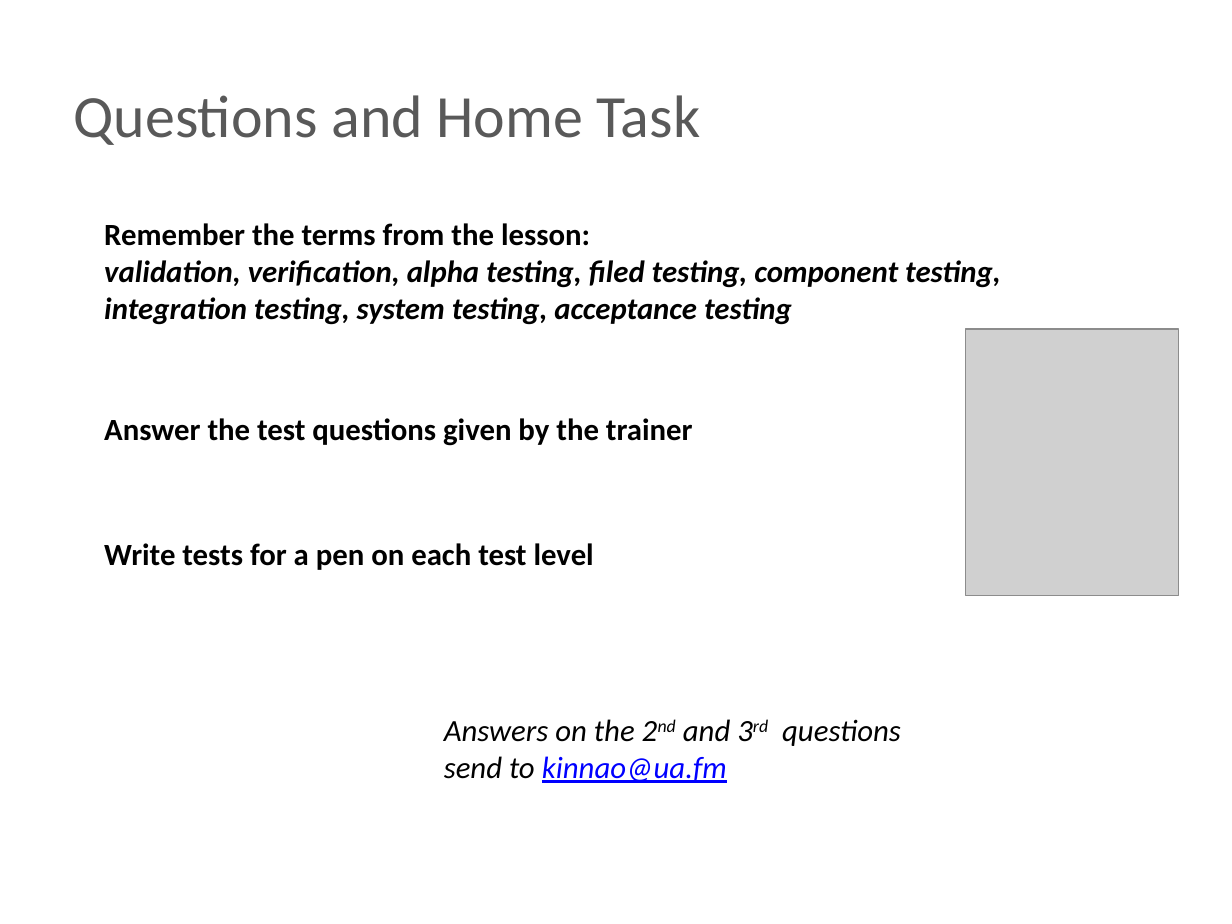
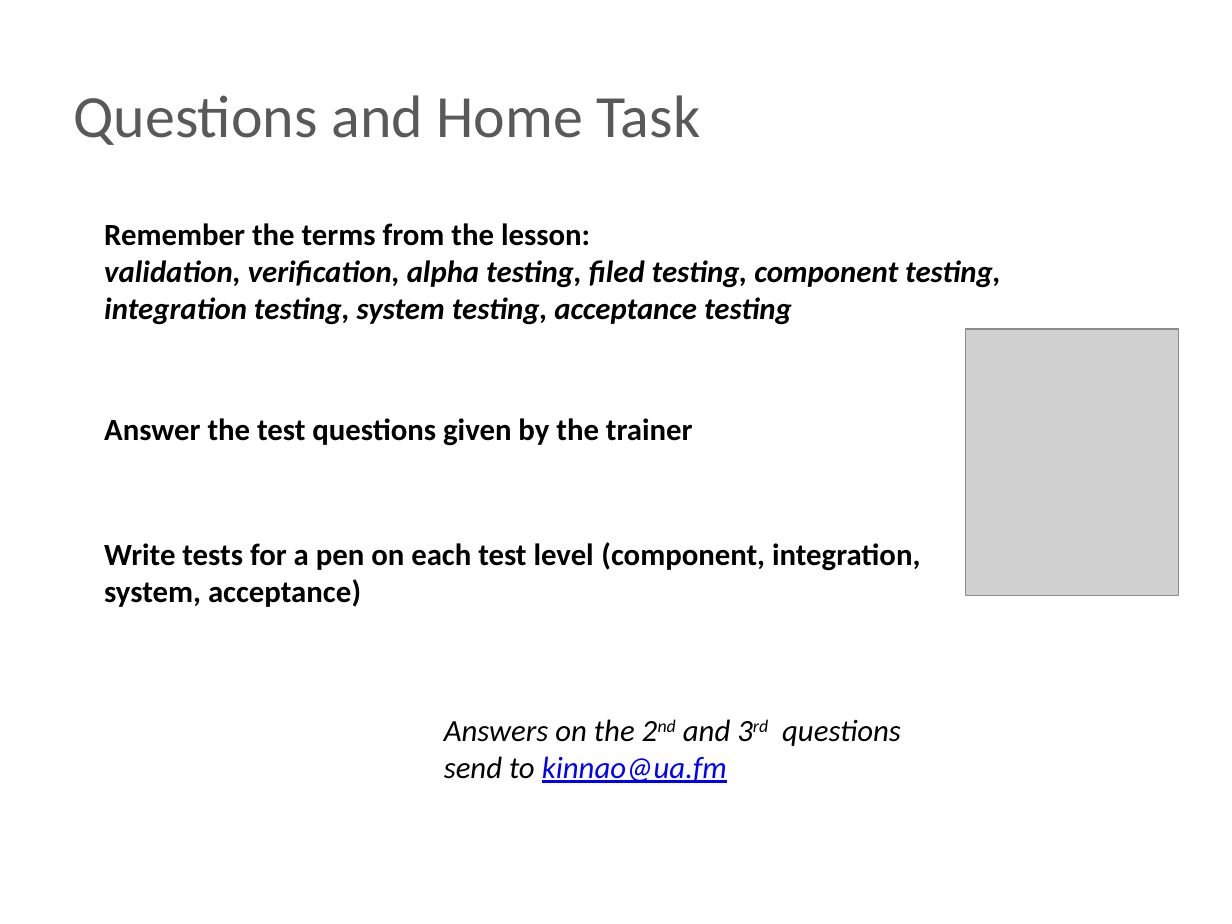
Before and after one commit to BigRacer/swtesting, a slide deck: slide 15 of inna/Занятие2/Занятие 2.pptx. Drawn at 1232x924 pixels with LibreOffice and Linux fonts; fonts in the diff are those of the drawing; grey boxes stand for pictures; background and template pictures are left out. Boxes give left, top, right and bottom in pixels: in the first picture for what was removed or moved away, otherwise in the second. Text is boxed around its words. In the diff, an @@ line names an element or a change of style, - is before the commit and + after.

```diff
--- a/inna/Занятие2/Занятие 2.pptx
+++ b/inna/Занятие2/Занятие 2.pptx
@@ text at bbox=[104, 542, 920, 607]: text changed @@
-Write tests for a pen on each test level
+Write tests for a pen on each test level (component, integration, system, acceptance)
```
